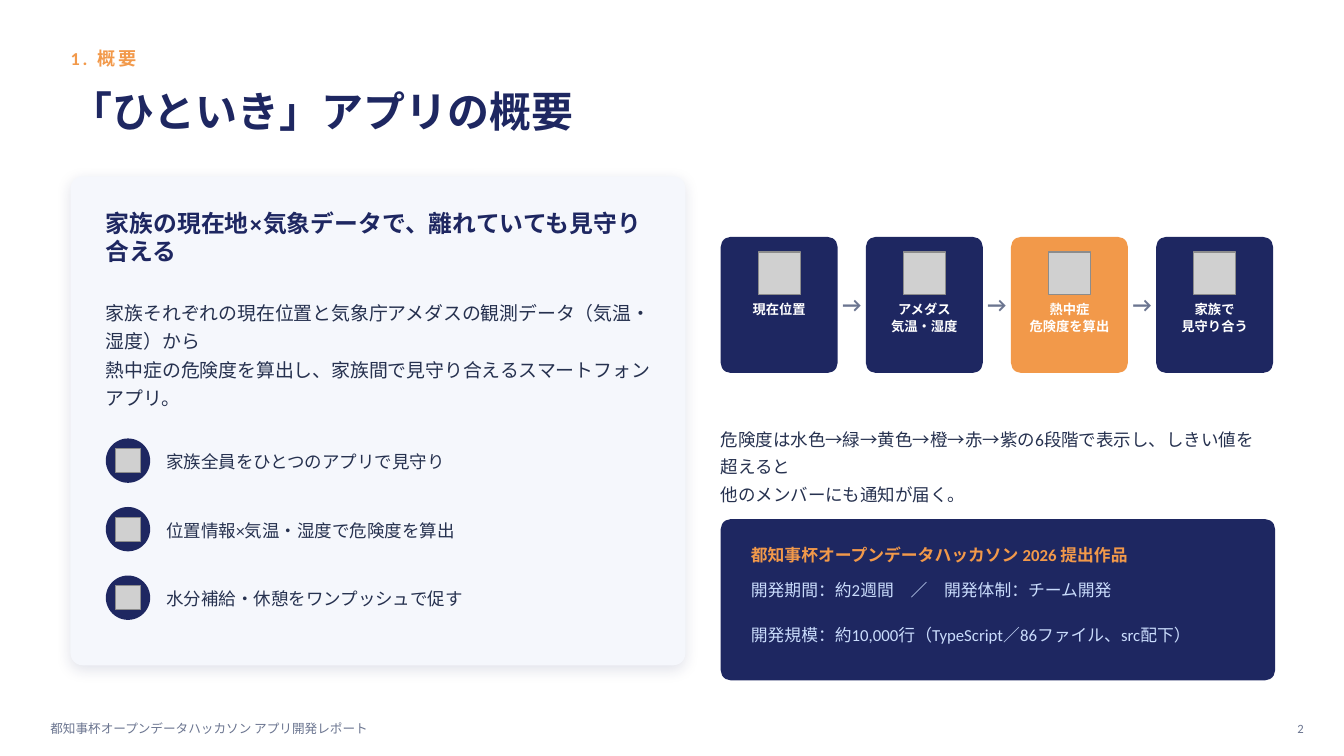
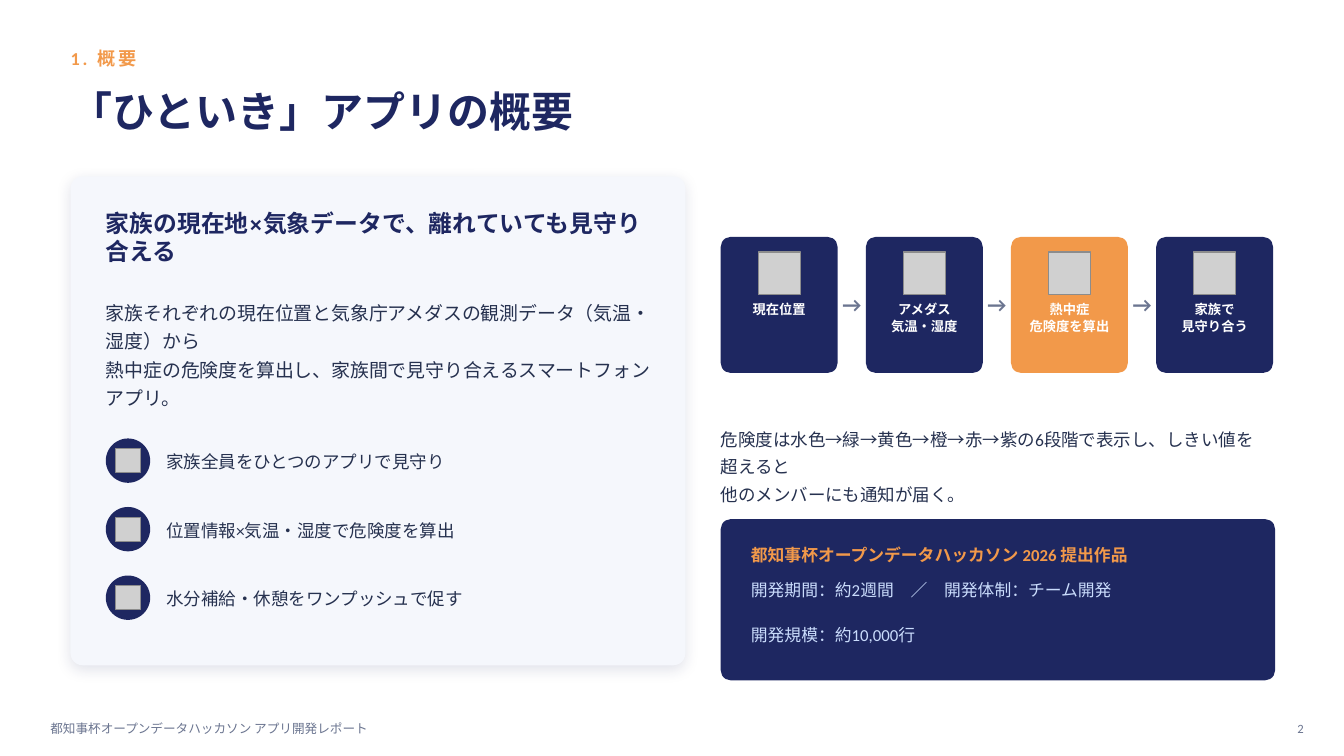
Before and after one commit to TatsuyaSoma/OpenDataHackathon2026_ASH, a slide deck: slide 2 of docs/presentations/9-11_部会発表_ひといきアプリ開発レポート.pptx. Drawn at 1344x756 pixels with LibreOffice and Linux fonts; fonts in the diff are those of the drawing; grey boxes stand for pictures. Boxes give left, top, right and bottom in pixels: in the first picture for what was removed or moved away, otherwise in the second. Text is boxed around its words. In the diff, an @@ line names an element or a change of style, - is before the commit and + after.

```diff
--- a/docs/presentations/9-11_部会発表_ひといきアプリ開発レポート.pptx
+++ b/docs/presentations/9-11_部会発表_ひといきアプリ開発レポート.pptx
@@ text at bbox=[751, 627, 915, 643]: text changed @@
-開発規模：約10,000行（TypeScript／86ファイル、src配下）
+開発規模：約10,000行
```
Also in this commit, not shown: 6 other slides changed, 1 slide added.
